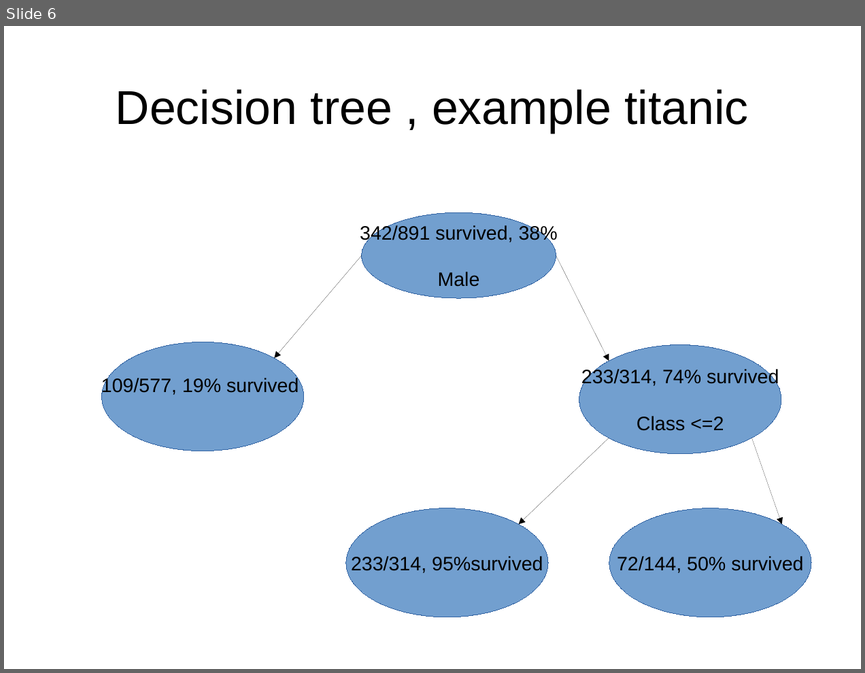
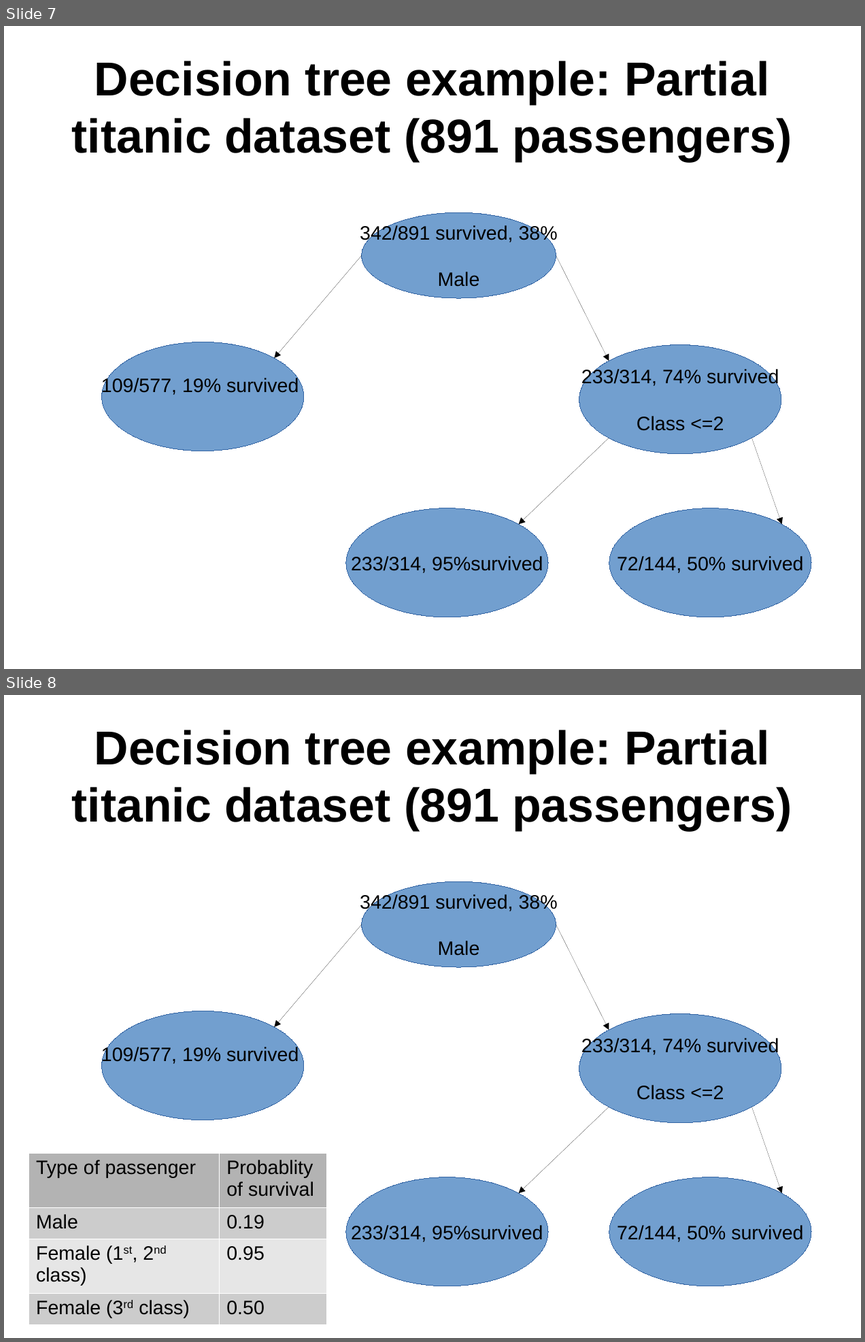
Before and after one commit to leexa90/ML_course_BII, a slide deck: opening_slides.odp. Shown one above the other, each under a label of ours: slide 6 before the commit, slides 7 and 8 after it. The pictures are 865x673 and 865x1342 pixels, drawn with LibreOffice and Linux fonts; fonts in the diff are those of the drawing. Boxes give left, top, right and bottom in pixels: in the first picture for what was removed or moved away, otherwise in the second. Text is boxed around its words. In the diff, an @@ line names an element or a change of style, - is before the commit and + after.

```diff
--- a/opening_slides.odp
+++ b/opening_slides.odp
@@ slide 8 added at (x1=4, y1=695, x2=861, y2=1338), background #FFFFFF @@
@@ title added at (x1=72, y1=730, x2=791, y2=830), 44 pt, text #000000, bold @@
+Decision tree example: Partial titanic dataset (891 passengers)
@@ ellipse added at (x1=362, y1=881, x2=556, y2=967), fill #729FCF, outline #3465A4 0 pt, 18 pt, text #000000 @@
+342/891 survived, 38%
+Male
@@ arrow added from (362, 924) to (275, 1027), #000000 0 pt @@
@@ arrow added from (556, 924) to (609, 1030), #000000 0 pt @@
@@ ellipse added at (x1=102, y1=1011, x2=304, y2=1119), fill #729FCF, outline #3465A4 0 pt, 18 pt, text #000000 @@
+109/577, 19% survived
@@ ellipse added at (x1=579, y1=1014, x2=781, y2=1123), fill #729FCF, outline #3465A4 0 pt, 18 pt, text #000000 @@
+233/314, 74% survived
+Class <=2
@@ arrow added from (609, 1107) to (519, 1193), #000000 0 pt @@
@@ arrow added from (752, 1107) to (783, 1193), #000000 0 pt @@
@@ table added at (x1=28, y1=1153, x2=326, y2=1321), 4 rows, 2 columns @@
+Type of passenger | Probablity of survival
+Male | 0.19
+Female (1st, 2nd class) | 0.95
+Female (3rd class) | 0.50
@@ ellipse added at (x1=346, y1=1177, x2=548, y2=1286), fill #729FCF, outline #3465A4 0 pt, 18 pt, text #000000 @@
+233/314, 95%survived
@@ ellipse added at (x1=610, y1=1177, x2=812, y2=1286), fill #729FCF, outline #3465A4 0 pt, 18 pt, text #000000 @@
+72/144, 50% survived
@@ what was slide 6 is now slide 7 @@
@@ slide 7 changed as well @@
@@ title at (x1=72, y1=61, x2=791, y2=161): text changed; bold on @@
-Decision tree , example titanic
+Decision tree example: Partial titanic dataset (891 passengers)
```
Also in this commit, not shown: 10 other slides changed, 9 other slides added.
